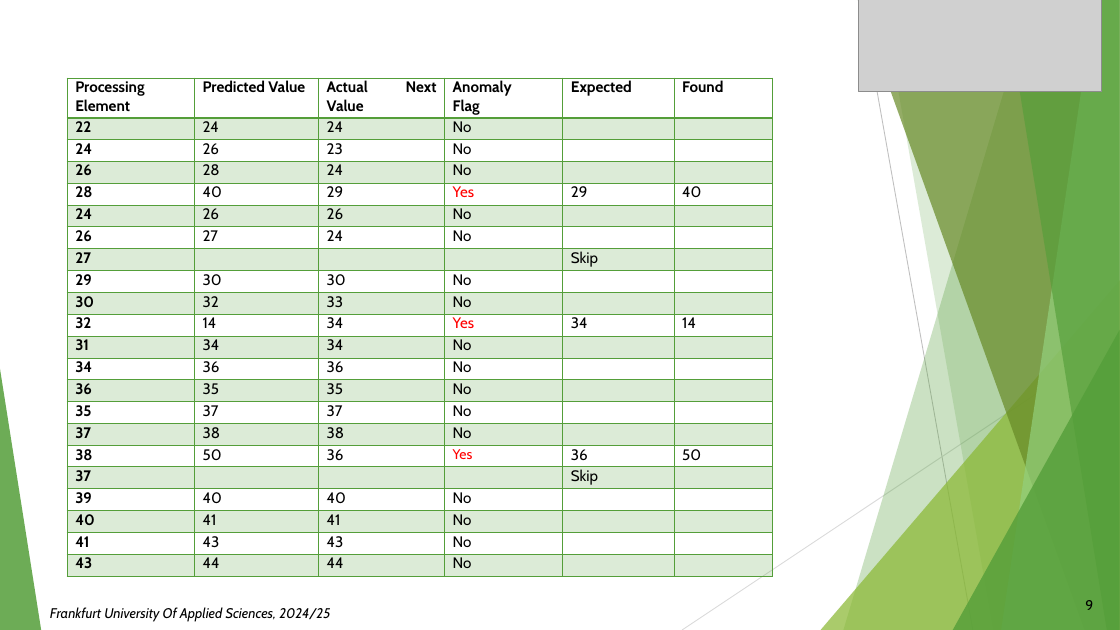
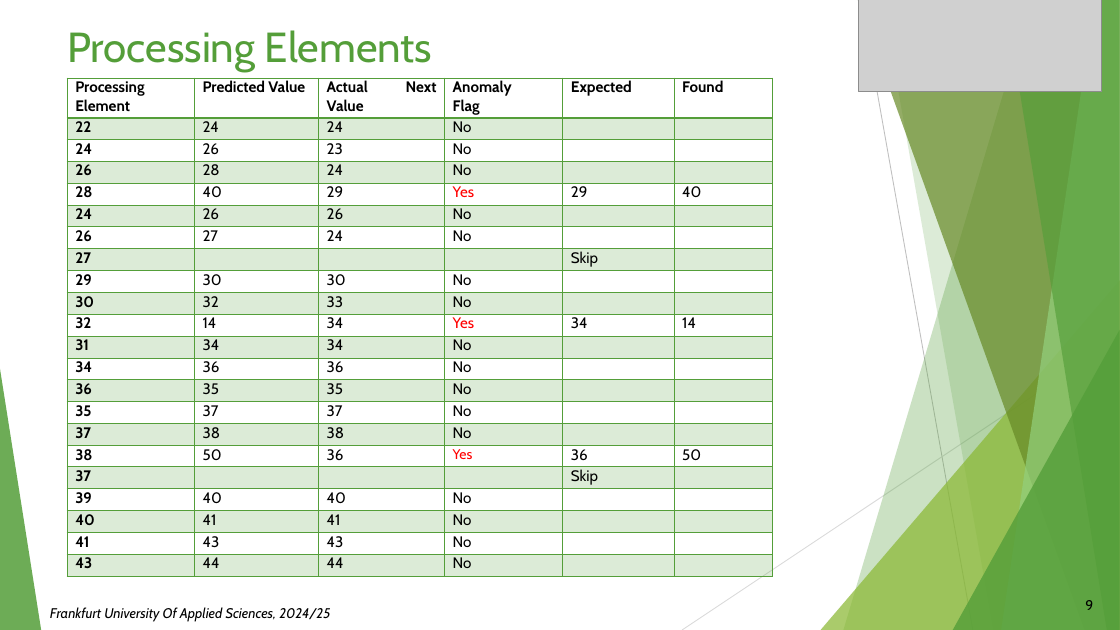
Before and after one commit to Muhammad-Talha-S/synergy-neocortex-ad, a slide deck: slide 9 of source/MySEProject/Documentation/Presentation_SE finalllll.pptx. Drawn at 1120x630 pixels with LibreOffice and Linux fonts; fonts in the diff are those of the drawing; grey boxes stand for pictures. Boxes give left, top, right and bottom in pixels: in the first picture for what was removed or moved away, otherwise in the second. Text is boxed around its words. In the diff, an @@ line names an element or a change of style, - is before the commit and + after.

```diff
--- a/source/MySEProject/Documentation/Presentation_SE finalllll.pptx
+++ b/source/MySEProject/Documentation/Presentation_SE finalllll.pptx
@@ title added at (67,30,432,72), 36 pt, text #549E39 @@
+Processing Elements
```
Also in this commit, not shown: 2 other files.
